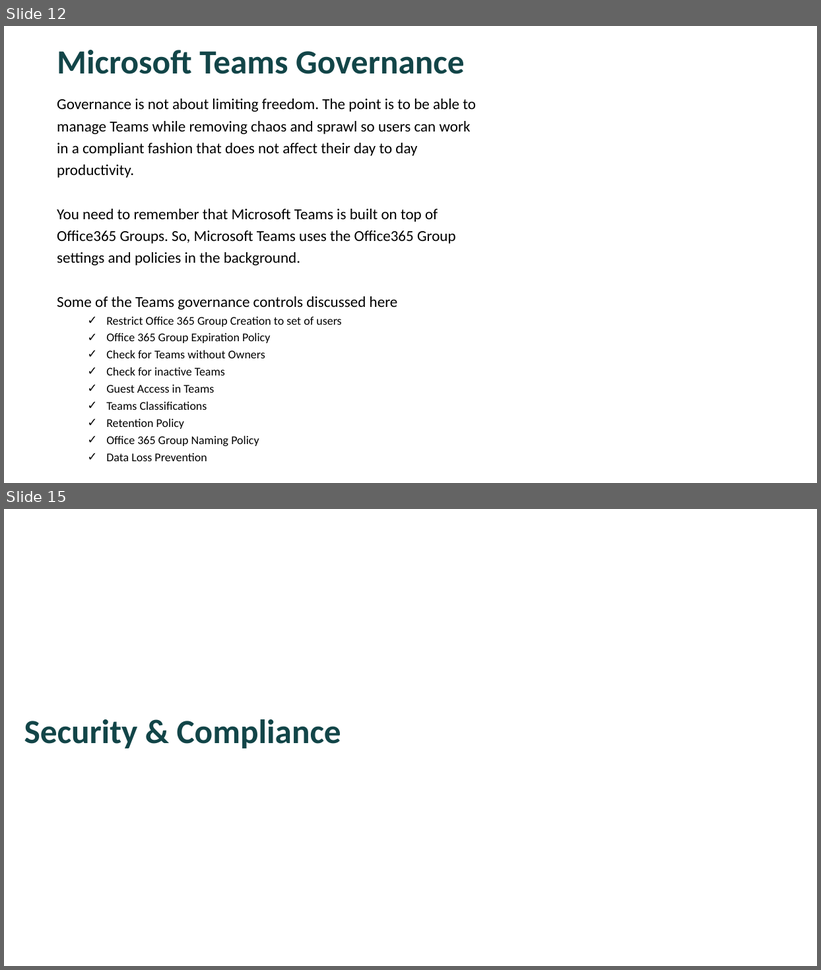
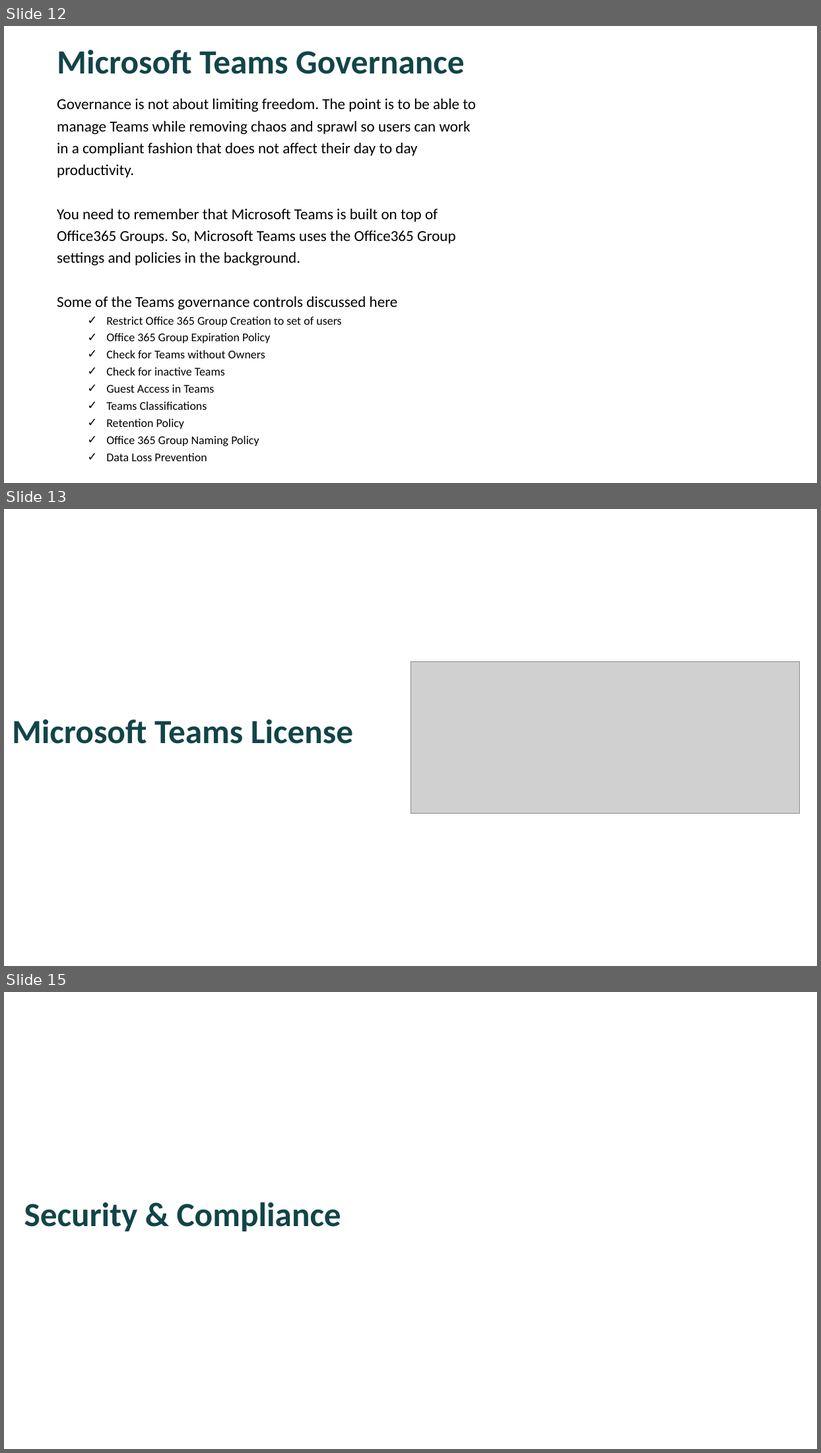
Before and after one commit to JPOWER4/MicrosoftTeams, a slide deck: MicrosoftTeams-Admin.pptx. Shown one above the other, each under a label of ours: slides 12 and 15 before the commit, slides 12, 13 and 15 after it; the slides between them are not shown. The pictures are 821x970 and 821x1453 pixels, drawn with LibreOffice and Linux fonts; fonts in the diff are those of the drawing; grey boxes stand for pictures; background and template pictures are left out. Boxes give left, top, right and bottom in pixels: in the first picture for what was removed or moved away, otherwise in the second. Text is boxed around its words. In the diff, an @@ line names an element or a change of style, - is before the commit and + after.

```diff
--- a/MicrosoftTeams-Admin.pptx
+++ b/MicrosoftTeams-Admin.pptx
@@ slide 13 added at bbox=[4, 509, 817, 966], background #FFFFFF @@
@@ picture added at bbox=[411, 661, 800, 814] @@
@@ text added at bbox=[12, 720, 353, 744], 40 pt, text #124548, bold @@
+Microsoft Teams License
```
Also in this commit, not shown: 1 other slide added, 2 slides removed, 2 other files.
